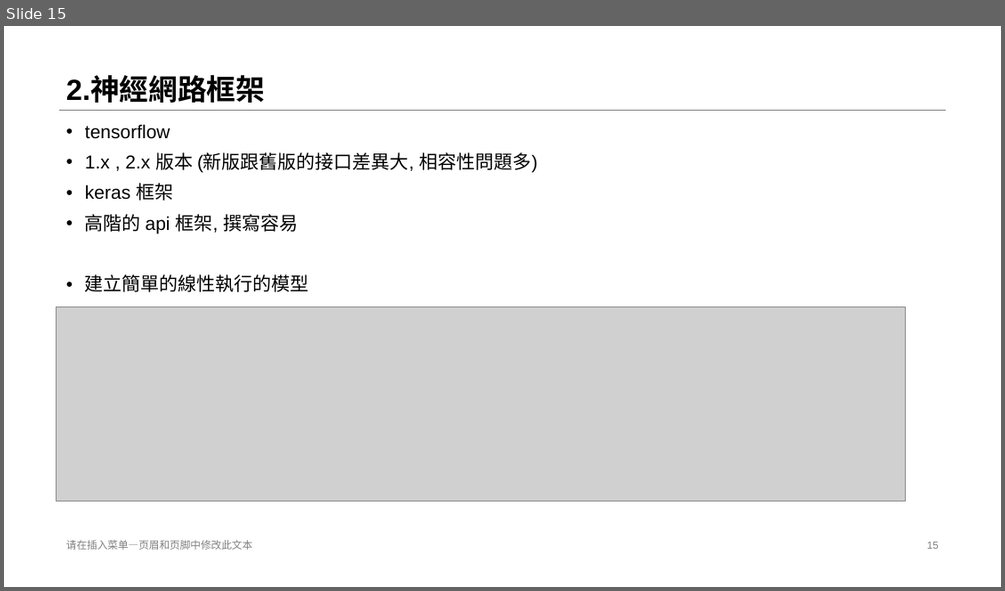
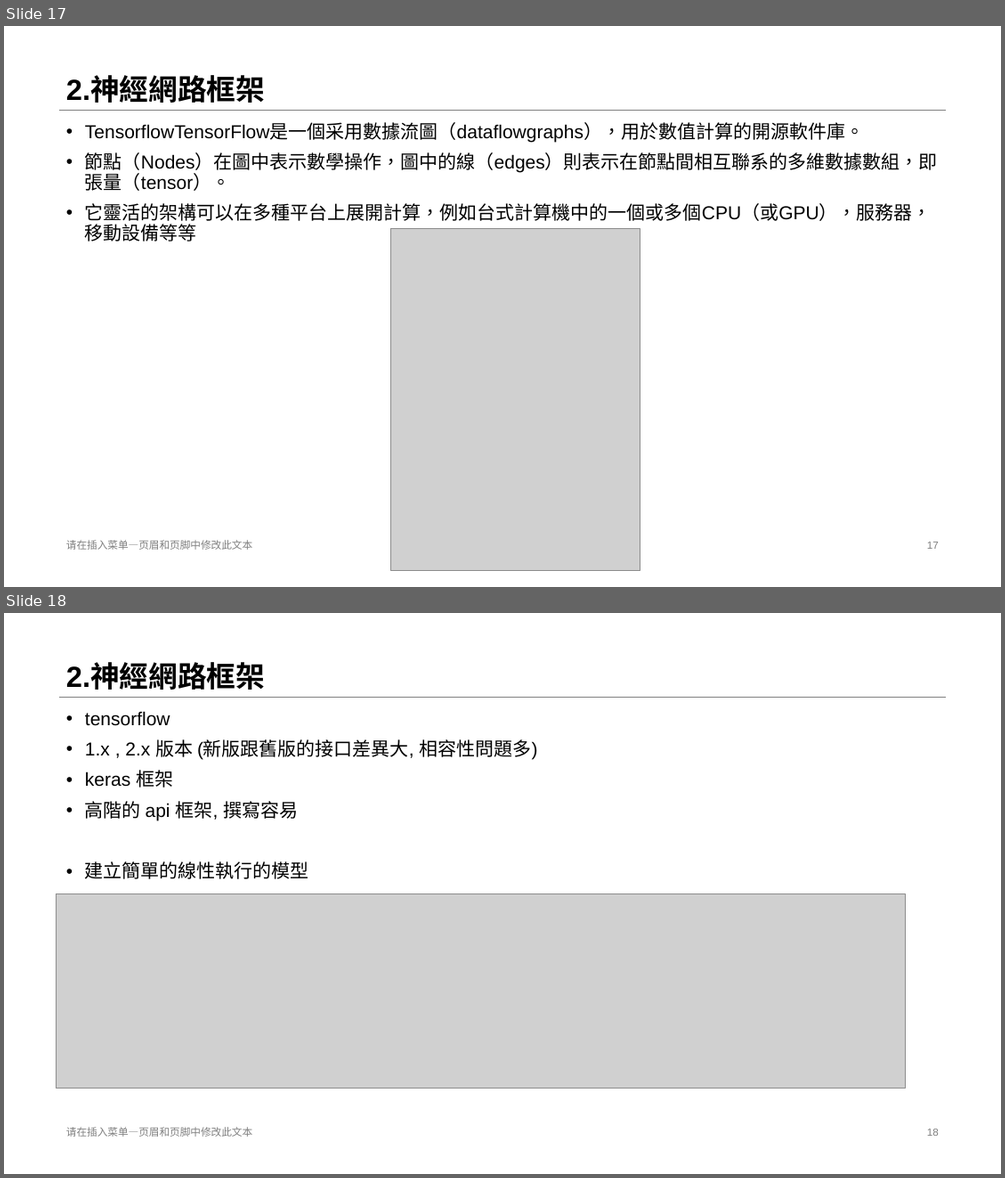
Before and after one commit to stereo720712/2020-11_2021-01_deep_learning_learn_report_record, a slide deck: 11_2_to_11__6_first/1.Deeping_learning_introduce.pptx. Shown one above the other, each under a label of ours: slide 15 before the commit, slides 17 and 18 after it. The pictures are 1005x591 and 1005x1178 pixels, drawn with LibreOffice and Linux fonts; fonts in the diff are those of the drawing; grey boxes stand for pictures. Boxes give left, top, right and bottom in pixels: in the first picture for what was removed or moved away, otherwise in the second. Text is boxed around its words. In the diff, an @@ line names an element or a change of style, - is before the commit and + after.

```diff
--- a/11_2_to_11__6_first/1.Deeping_learning_introduce.pptx
+++ b/11_2_to_11__6_first/1.Deeping_learning_introduce.pptx
@@ slide 17 added at (4, 26, 1001, 587), background #FFFFFF; not listed: 1 template element that a slide beside it also shows @@
@@ title added at (66, 77, 265, 105), 28 pt, text #000000, bold @@
+2.神經網路框架
@@ text added at (85, 123, 938, 241), 18 pt, text #000000 @@
+• TensorflowTensorFlow是一個采用數據流圖（dataflowgraphs），用於數值計算的開源軟件庫。
+• 節點（Nodes）在圖中表示數學操作，圖中的線（edges）則表示在節點間相互聯系的多維數據數組，即張量（tensor）。
+• 它靈活的架構可以在多種平台上展開計算，例如台式計算機中的一個或多個CPU（或GPU），服務器，移動設備等等
@@ picture added at (390, 229, 640, 570) @@
@@ text added at (66, 540, 252, 549), 10 pt, text #808080 @@
+请在插入菜单—页眉和页脚中修改此文本
@@ page number added at (927, 541, 938, 548), 10 pt, text #808080 @@
+17
@@ what was slide 15 is now slide 18 @@
```
Also in this commit, not shown: 1 slide changed, 1 other slide added, 7 other files.
